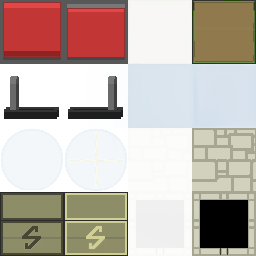
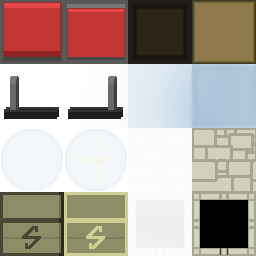
Layer changes from the first (256, 256) image to the second:
painted on "off" over [2, 5, 62, 62]
painted on "no-current" over [0, 192, 64, 256]
painted on "current" over [64, 192, 128, 256]
added layer "black-gates" (70%) in group "gates" over [128, 0, 192, 64]
added layer "Вставленный слой" in group "gates" over [128, 0, 192, 64]
"off #2": opacity 6% → 100%, painted on it over [128, 0, 192, 64]
painted on "on #2" over [192, 0, 256, 64]
"freeze": opacity 25% → 100% over [77, 63, 256, 250]
"semi": opacity 100% → 12% over [128, 64, 192, 128]
"full": opacity 100% → 50%, painted on it over [77, 63, 256, 250]
